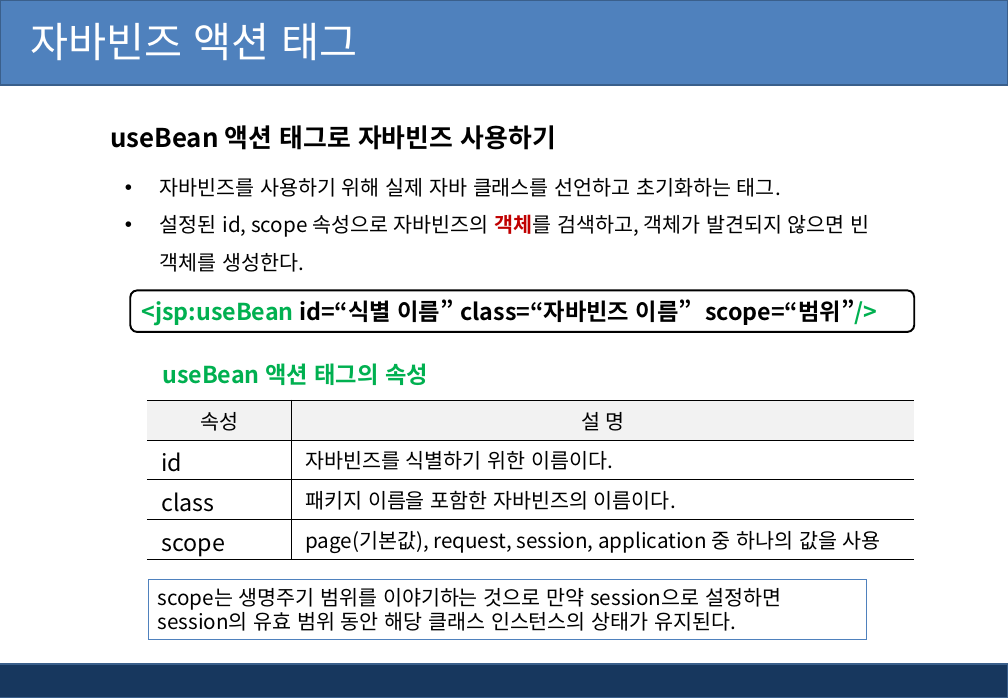
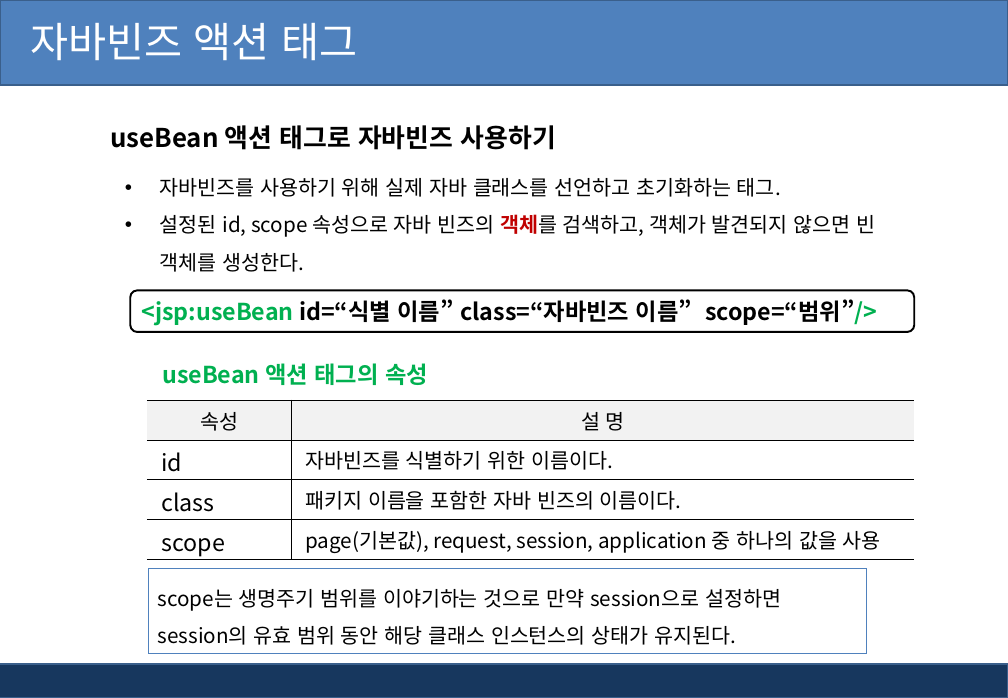
Before and after one commit to AhNyx/js_works, a slide deck: slide 31 of ppt/jsp_ppt/2장. Jsp 태그(스크립트, 디렉티브태그).pptx (slide 29 before the commit). Drawn at 1008x698 pixels with LibreOffice and Linux fonts; fonts in the diff are those of the drawing; background and template pictures are left out. Boxes give left, top, right and bottom in pixels: in the first picture for what was removed or moved away, otherwise in the second. Text is boxed around its words. In the diff, an @@ line names an element or a change of style, - is before the commit and + after.

```diff
--- a/ppt/jsp_ppt/2장. Jsp 태그(스크립트, 디렉티브태그).pptx
+++ b/ppt/jsp_ppt/2장. Jsp 태그(스크립트, 디렉티브태그).pptx
@@ text at (160, 214, 875, 272): spaces changed @@
-• 설정된 id, scope 속성으로 자바빈즈의 객체를 검색하고, 객체가 발견되지 않으면 빈 객체를 생성한다.
+• 설정된 id, scope 속성으로 자바 빈즈의 객체를 검색하고, 객체가 발견되지 않으면 빈 객체를 생성한다.
@@ table at (147, 400, 914, 561) @@
-row 3, column 2: 패키지 이름을 포함한 자바빈즈의 이름이다.
+row 3, column 2: 패키지 이름을 포함한 자바 빈즈의 이름이다.
@@ rectangle "scope는 생명주기 범위를 이야기하는 것으로 ...": place and size @@
-rectangle "scope는 생명주기 범위를 이야기하는 것으로 ..." at (149, 580, 867, 639)
+rectangle "scope는 생명주기 범위를 이야기하는 것으로 ..." at (149, 569, 867, 653)
@@ rectangle "scope는 생명주기 범위를 이야기하는 것으로 ..." at (149, 569, 867, 653): line spacing 1 to 1.5 @@
```
Also in this commit, not shown: 26 other slides changed, 2 slides added, 27 other files.
